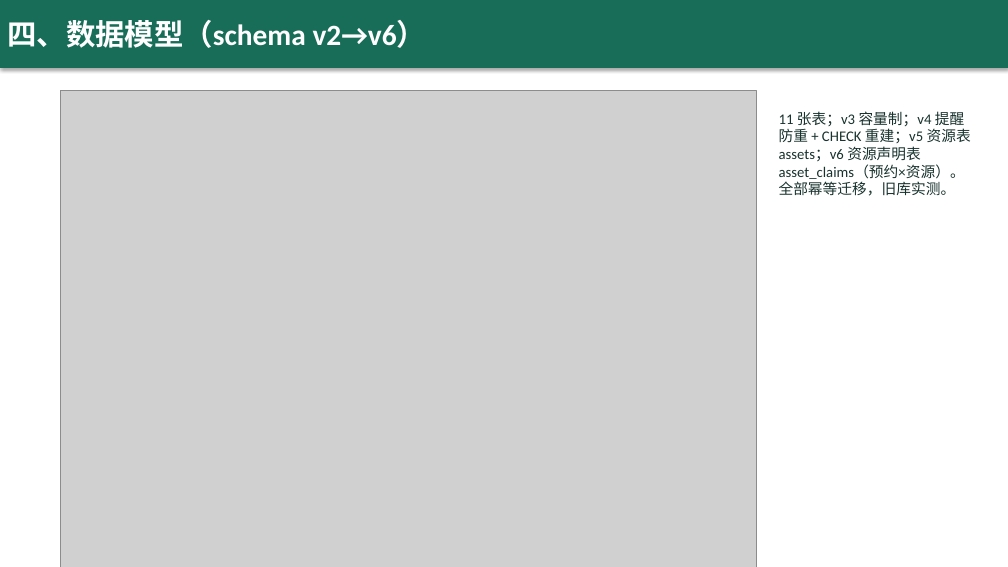
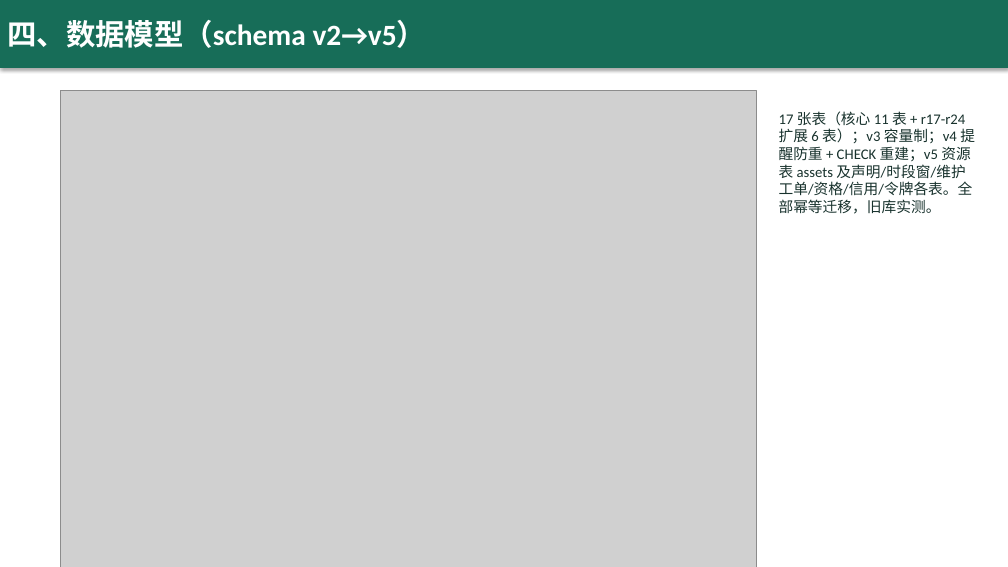
Before and after one commit to yq6666-66/lab-booking-system, a slide deck: slide 5 of docs/thesis/答辩演示.pptx. Drawn at 1008x567 pixels with LibreOffice and Linux fonts; fonts in the diff are those of the drawing; grey boxes stand for pictures. Boxes give left, top, right and bottom in pixels: in the first picture for what was removed or moved away, otherwise in the second. Text is boxed around its words. In the diff, an @@ line names an element or a change of style, - is before the commit and + after.

```diff
--- a/docs/thesis/答辩演示.pptx
+++ b/docs/thesis/答辩演示.pptx
@@ text in rectangle at box(7, 20, 427, 48): text changed @@
-四、数据模型（schema v2→v6）
+四、数据模型（schema v2→v5）
@@ text at box(779, 111, 975, 214): text changed @@
-11 张表；v3 容量制；v4 提醒防重 + CHECK 重建；v5 资源表 assets；v6 资源声明表 asset_claims（预约×资源）。全部幂等迁移，旧库实测。
+17 张表（核心 11 表 + r17-r24 扩展 6 表）；v3 容量制；v4 提醒防重 + CHECK 重建；v5 资源表 assets 及声明/时段窗/维护工单/资格/信用/令牌各表。全部幂等迁移，旧库实测。
```
Also in this commit, not shown: 6 other slides changed, 9 other files.
